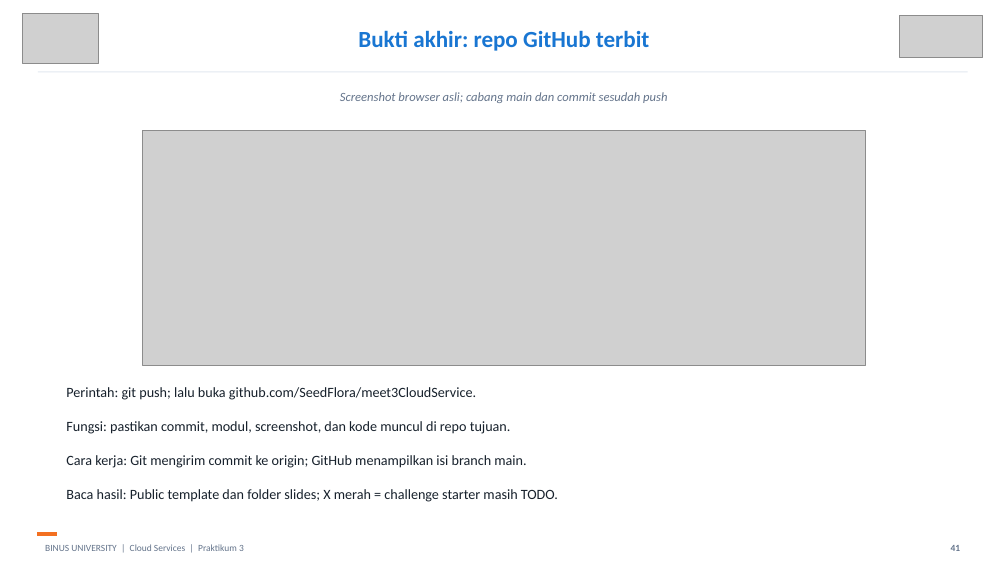
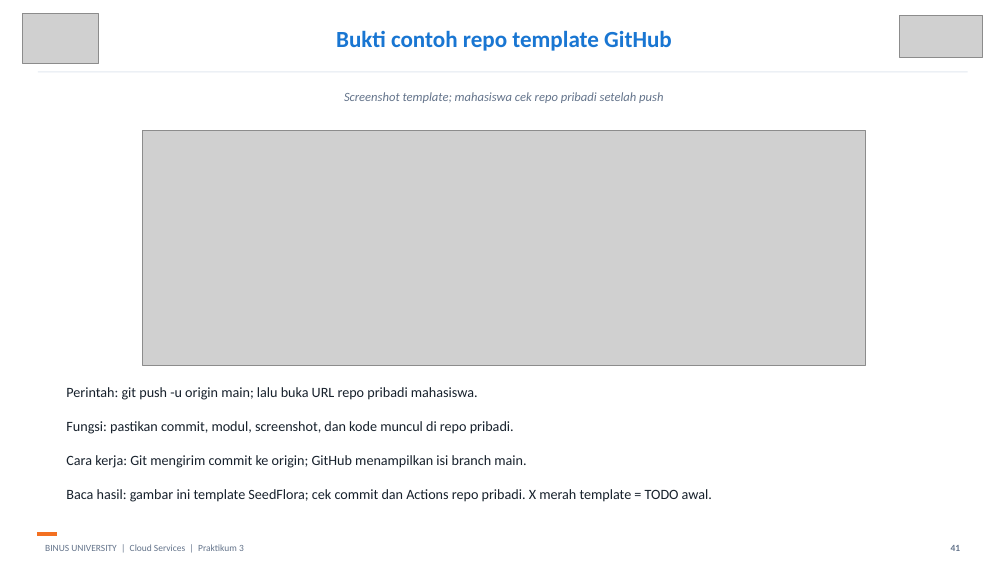
Before and after one commit to SeedFlora/meet3CloudService, a slide deck: slide 41 of slides/LAB03_Networking_Revisi_Bukti_Live.pptx. Drawn at 1008x567 pixels with LibreOffice and Linux fonts; fonts in the diff are those of the drawing; grey boxes stand for pictures. Boxes give left, top, right and bottom in pixels: in the first picture for what was removed or moved away, otherwise in the second. Text is boxed around its words. In the diff, an @@ line names an element or a change of style, - is before the commit and + after.

```diff
--- a/slides/LAB03_Networking_Revisi_Bukti_Live.pptx
+++ b/slides/LAB03_Networking_Revisi_Bukti_Live.pptx
@@ text at (x1=336, y1=30, x2=672, y2=51): text changed @@
-Bukti akhir: repo GitHub terbit
+Bukti contoh repo template GitHub
@@ text at (x1=344, y1=92, x2=663, y2=103): text changed @@
-Screenshot browser asli; cabang main dan commit sesudah push
+Screenshot template; mahasiswa cek repo pribadi setelah push
@@ text at (x1=66, y1=387, x2=478, y2=400): text changed @@
-Perintah: git push; lalu buka github.com/SeedFlora/meet3CloudService.
+Perintah: git push -u origin main; lalu buka URL repo pribadi mahasiswa.
@@ text at (x1=66, y1=421, x2=514, y2=434): text changed @@
-Fungsi: pastikan commit, modul, screenshot, dan kode muncul di repo tujuan.
+Fungsi: pastikan commit, modul, screenshot, dan kode muncul di repo pribadi.
@@ text at (x1=66, y1=489, x2=712, y2=502): text changed @@
-Baca hasil: Public template dan folder slides; X merah = challenge starter masih TODO.
+Baca hasil: gambar ini template SeedFlora; cek commit dan Actions repo pribadi. X merah template = TODO awal.
```
Also in this commit, not shown: 1 other slide changed.
